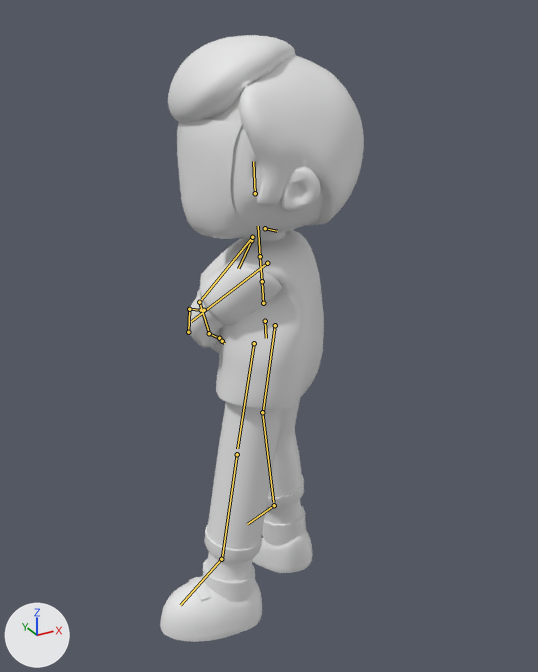
Renders of the glTF model src/assets/models/avatar.glb from each side of a commit.
Camera for both pictures: a camera (50 mm lens) standing at (-2.48, -4.55, 4.53) and looking at (0.02, -0.01, 2.26). The axes (+X, +Y, +Z) are drawn at lower left. The lights are the same throughout. The picture after the commit comes second. Both versions are drawn at frame 0 of the action 'contact-idle'; the numbers are the values there. The bones that change, and the others that lie on the model, are drawn over the model as lines.

In view in the first picture: 'black', 'face', 'gray', 'head', 'skin', 'white'.
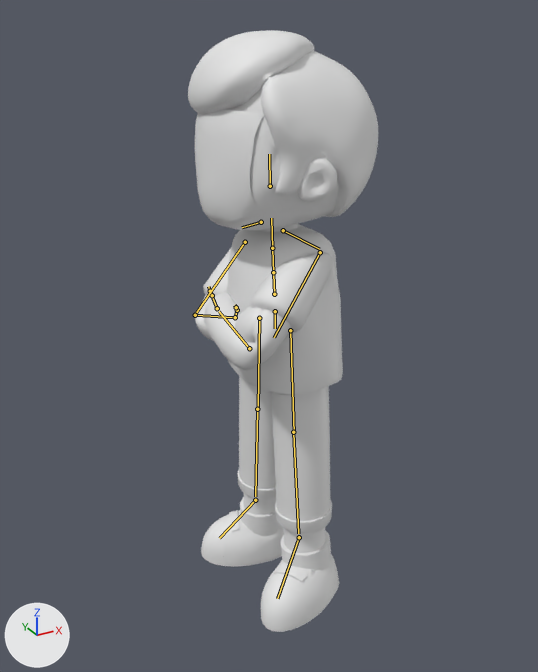
The change in detail:
Bone 'hipsBone' (bone_hipsbone) moves from (0.478, 1.965, 0.373) to (0.343, 1.971, 0.309).
Bone 'hipsBone' (bone_hipsbone) turns from (30, -32, -16) to (84, -67, -84) degrees about its own x, y and z.
Bone 'spineBone' (bone_spinebone) turns from (0, 0, 0) to (0, 0, 3) degrees about its own x, y and z.
Bone 'spine2Bone' (bone_spine2bone) turns from (0, 7, 0) to (0, 0, 0) degrees about its own x, y and z.
Bone 'headBone' (bone_headbone) turns from (-2, 39, -2) to (-1, -6, -1) degrees about its own x, y and z.
Bone 'leftShoulderBone' (bone_leftshoulderbone) turns from (0, 1, 4) to (-2, 3, -15) degrees about its own x, y and z.
Bone 'leftArmBone' (bone_leftarmbone) moves from (0.186, -0.036, -0.033) to (0.008, -0.017, 0.025).
Bone 'leftArmBone' (bone_leftarmbone) turns from (98, -55, -20) to (84, -59, 6) degrees about its own x, y and z.
Bone 'leftArmBone' (bone_leftarmbone) is rescaled from (1.0, 1.0, 1.0) to (1.04, 1.04, 1.04).
Bone 'leftForeArmBone' (bone_leftforearmbone) moves from (0.046, 0.039, -0.001) to (0.024, 0.071, 0.157).
Bone 'leftForeArmBone' (bone_leftforearmbone) turns from (83, 7, 28) to (92, -27, 77) degrees about its own x, y and z.
Bone 'leftForeArmBone' (bone_leftforearmbone) is rescaled from (1.0, 1.0, 1.0) to (0.92, 0.92, 0.92).
Bone 'leftHandBone' (bone_lefthandbone) moves from (0.0, 0.0, 0.0) to (0.002, 0.04, 0.023).
Bone 'leftHandBone' (bone_lefthandbone) turns from (25, 10, -20) to (24, -1, 5) degrees about its own x, y and z.
Bone 'rightarmBone' (bone_rightarmbone) moves from (0.184, -0.04, 0.037) to (-0.02, -0.003, 0.111).
Bone 'rightarmBone' (bone_rightarmbone) turns from (91, 42, -9) to (46, 10, -84) degrees about its own x, y and z.
Bone 'rightForearmBone' (bone_rightforearmbone) turns from (111, -4, -69) to (15, 38, -94) degrees about its own x, y and z.
Bone 'rightHandBone' (bone_righthandbone) turns from (13, 28, -14) to (-29, -29, -3) degrees about its own x, y and z.
Bone 'leftUpLegBone' (bone_leftuplegbone) moves from (0.004, 0.016, 0.014) to (0.0, 0.0, 0.0).
Bone 'leftUpLegBone' (bone_leftuplegbone) turns from (10, -21, 1) to (0, 0, 0) degrees about its own x, y and z.
Bone 'leftUpLegBone' (bone_leftuplegbone) is rescaled from (1.0, 1.0, 1.0) to (1.02, 1.02, 1.02).
Bone 'leftLegBone' (bone_leftlegbone) moves from (-0.004, 0.016, -0.002) to (-0.004, -0.048, 0.004).
Bone 'leftFootBone' (bone_leftfootbone) moves from (-0.002, -0.024, 0.03) to (0.0, 0.0, 0.0).
Bone 'leftFootBone' (bone_leftfootbone) turns from (-7, 2, -1) to (-1, 1, 2) degrees about its own x, y and z.
Bone 'rightUpLegBone' (bone_rightuplegbone) moves from (-0.006, 0.035, -0.011) to (-0.003, 0.041, 0.001).
Bone 'rightUpLegBone' (bone_rightuplegbone) turns from (12, 2, -3) to (0, 0, 0) degrees about its own x, y and z.
Bone 'rightLegBone' (bone_rightlegbone) moves from (0.002, -0.015, 0.002) to (0.002, -0.033, 0.003).
Bone 'rightLegBone' (bone_rightlegbone) turns from (-14, -1, 3) to (0, 0, 0) degrees about its own x, y and z.
Bone 'rightFootBone' (bone_rightfootbone) moves from (0.0, 0.001, -0.001) to (0.0, 0.0, 0.0).
Bone 'rightFootBone' (bone_rightfootbone) turns from (3, 0, 0) to (0, 0, 0) degrees about its own x, y and z.

Pixel boxes [x1, y1, x2, y2] of what changed, in the pictures (538 x 672 px):
'gray', posed: before [181, 229, 324, 638]; after [203, 225, 343, 619]
'head', posed: before [168, 35, 364, 239]; after [188, 30, 378, 230]
'black', posed: before [207, 399, 302, 550]; after [239, 376, 330, 521]
'white', posed (10% narrower): before [160, 506, 313, 642]; after [201, 497, 339, 632]
'face', posed: before [177, 119, 245, 236]; after [195, 109, 264, 225]
'skin', posed (17% wider): before [189, 231, 301, 581]; after [195, 224, 326, 553]
bone 'hipsBone', root to tip: before (265, 321) to (266, 338); after (275, 311) to (275, 328)
bone 'spineBone', root to tip: before (263, 303) to (262, 282); after (274, 294) to (273, 273)
bone 'spine2Bone', root to tip: before (260, 256) to (258, 226); after (272, 248) to (271, 218)
bone 'headBone', root to tip: before (255, 193) to (253, 161); after (270, 186) to (269, 154)
bone 'leftShoulderBone', root to tip: before (251, 240) to (238, 268); after (283, 230) to (319, 249)
bone 'leftArmBone', root to tip: before (267, 263) to (191, 321); after (320, 252) to (274, 337)
bone 'leftForeArmBone', root to tip: before (188, 332) to (189, 309); after (249, 348) to (219, 311)
bone 'leftHandBone', root to tip: before (189, 309) to (200, 310); after (217, 308) to (212, 296)
bone 'rightarmBone', root to tip: before (252, 237) to (201, 299); after (245, 242) to (196, 312)
bone 'rightForearmBone', root to tip: before (199, 302) to (209, 332); after (195, 315) to (233, 317)
bone 'rightHandBone', root to tip: before (209, 333) to (219, 338); after (235, 317) to (237, 310)
bone 'leftUpLegBone', root to tip: before (254, 343) to (237, 448); after (290, 330) to (294, 433)
bone 'leftLegBone', root to tip: before (237, 454) to (222, 559); after (293, 432) to (298, 533)
bone 'leftFootBone', root to tip: before (221, 559) to (180, 605); after (299, 537) to (277, 598)
bone 'rightUpLegBone', root to tip: before (275, 325) to (263, 411); after (259, 318) to (258, 409)
bone 'rightLegBone', root to tip: before (262, 412) to (273, 502); after (257, 409) to (255, 496)
bone 'rightFootBone', root to tip: before (274, 505) to (247, 524); after (255, 500) to (219, 538)
